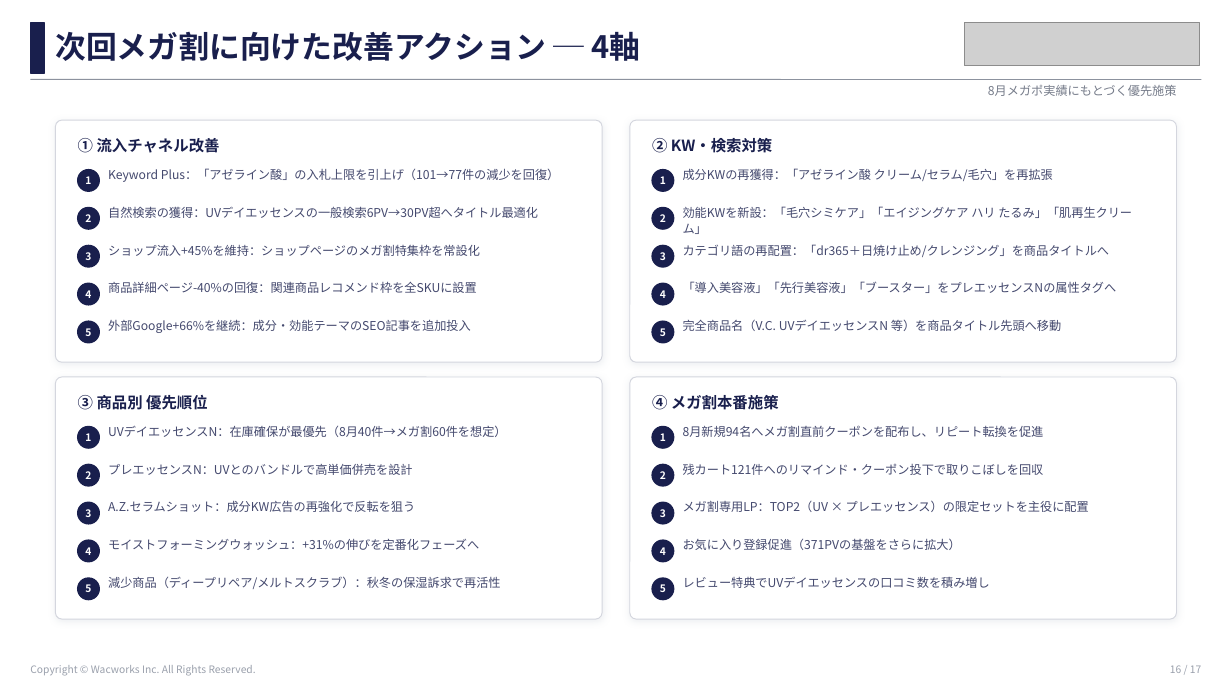
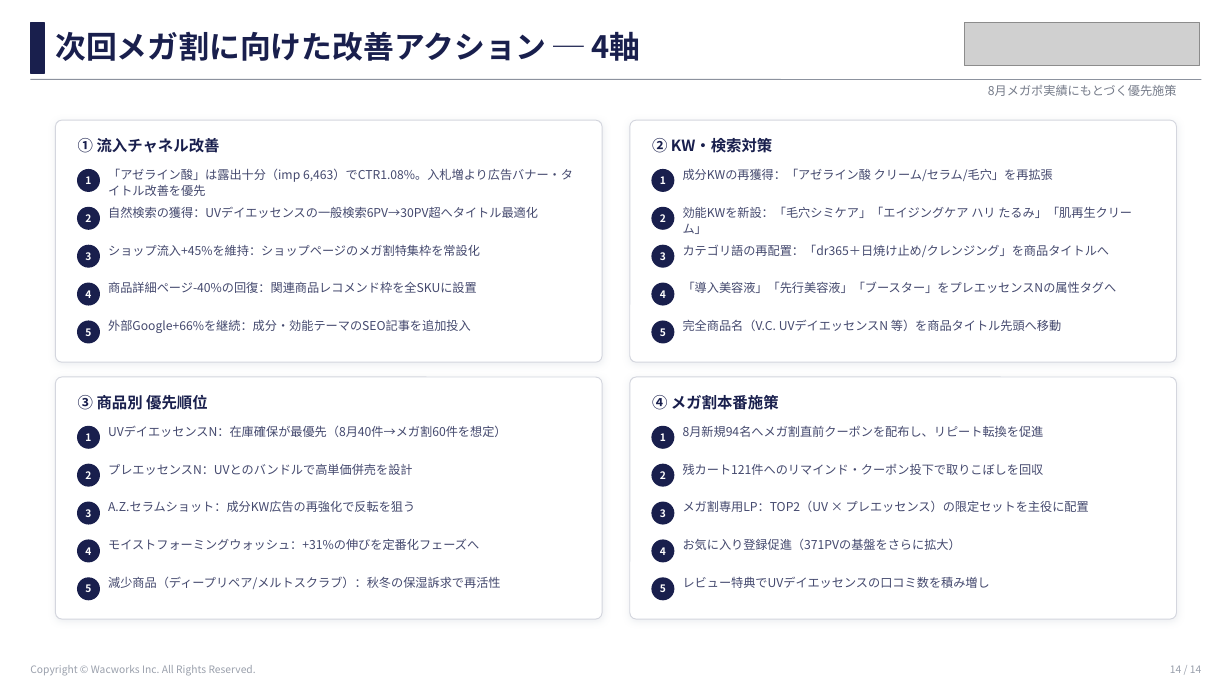
Before and after one commit to wacworks-web/home, a slide deck: slide 14 of reports/dr365_qoo10_202608/dr365_Qoo10_2026年8月メガポ_レポート.pptx (slide 16 before the commit). Drawn at 1232x693 pixels with LibreOffice and Linux fonts; fonts in the diff are those of the drawing; grey boxes stand for pictures. Boxes give left, top, right and bottom in pixels: in the first picture for what was removed or moved away, otherwise in the second. Text is boxed around its words. In the diff, an @@ line names an element or a change of style, - is before the commit and + after.

```diff
--- a/reports/dr365_qoo10_202608/dr365_Qoo10_2026年8月メガポ_レポート.pptx
+++ b/reports/dr365_qoo10_202608/dr365_Qoo10_2026年8月メガポ_レポート.pptx
@@ text at [108, 168, 573, 196]: text changed @@
-Keyword Plus：「アゼライン酸」の入札上限を引上げ（101→77件の減少を回復）
+「アゼライン酸」は露出十分（imp 6,463）でCTR1.08%。入札増より広告バナー・タイトル改善を優先
@@ text at [1170, 665, 1201, 673]: text changed @@
-16 / 17
+14 / 14
```
Also in this commit, not shown: 11 other slides changed, 2 slides added, 5 slides removed, 3 other files.
